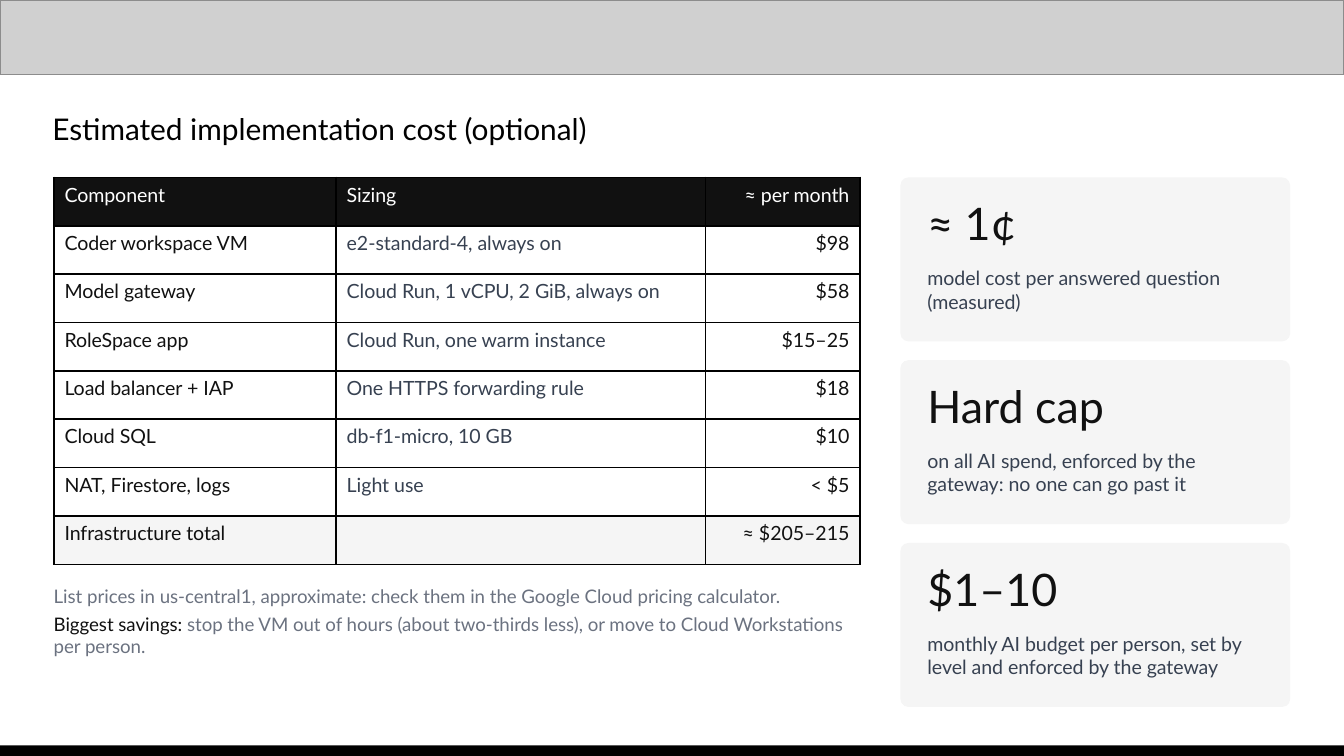
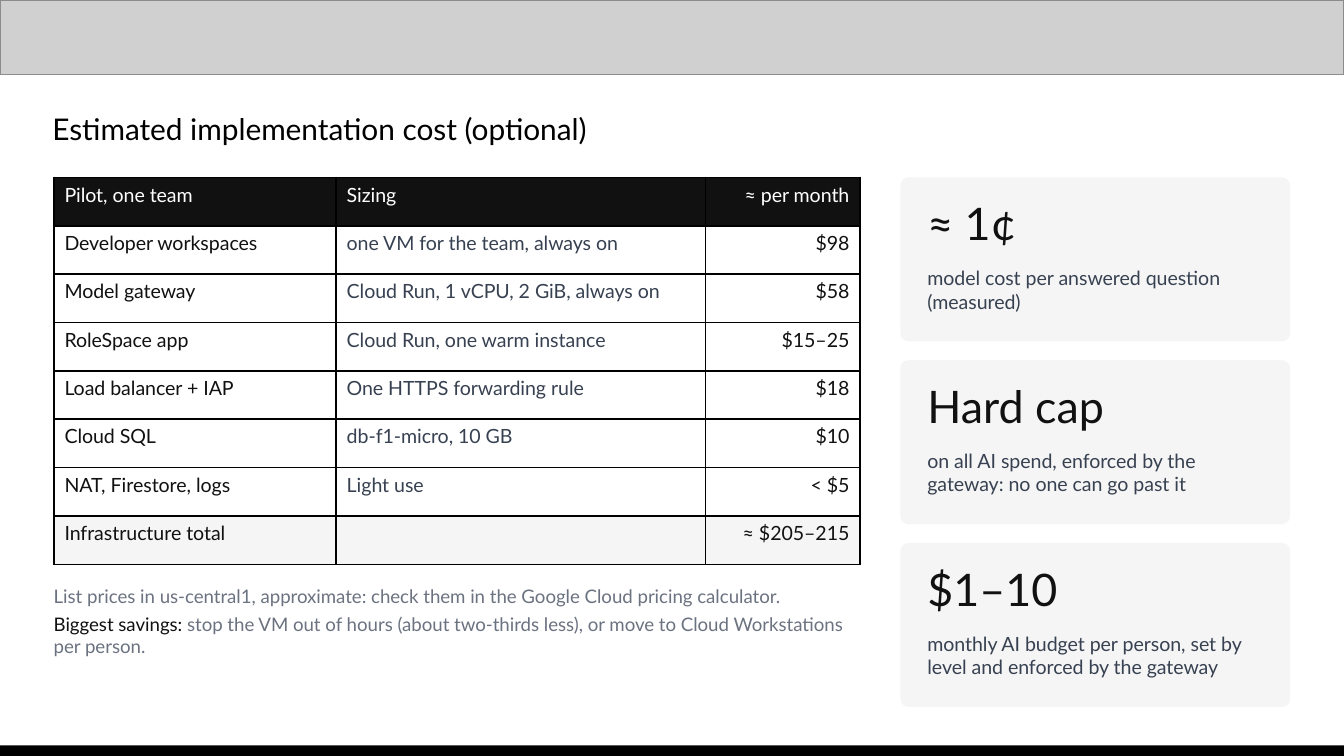
Before and after one commit to praveensaharan/RoleSpace, a slide deck: slide 11 of docs/deck/RoleSpace-AI-Builder-Cup-submission.pptx (slide 14 before the commit). Drawn at 1344x756 pixels with LibreOffice and Linux fonts; fonts in the diff are those of the drawing; grey boxes stand for pictures. Boxes give left, top, right and bottom in pixels: in the first picture for what was removed or moved away, otherwise in the second. Text is boxed around its words. In the diff, an @@ line names an element or a change of style, - is before the commit and + after.

```diff
--- a/docs/deck/RoleSpace-AI-Builder-Cup-submission.pptx
+++ b/docs/deck/RoleSpace-AI-Builder-Cup-submission.pptx
@@ table at box(54, 177, 860, 564) @@
-row 1, column 1: Component
+row 1, column 1: Pilot, one team
-row 2, column 1: Coder workspace VM
+row 2, column 1: Developer workspaces
-row 2, column 2: e2-standard-4, always on
+row 2, column 2: one VM for the team, always on
```
Also in this commit, not shown: 6 other slides changed, 1 slide added, 7 slides removed, 16 other files.
